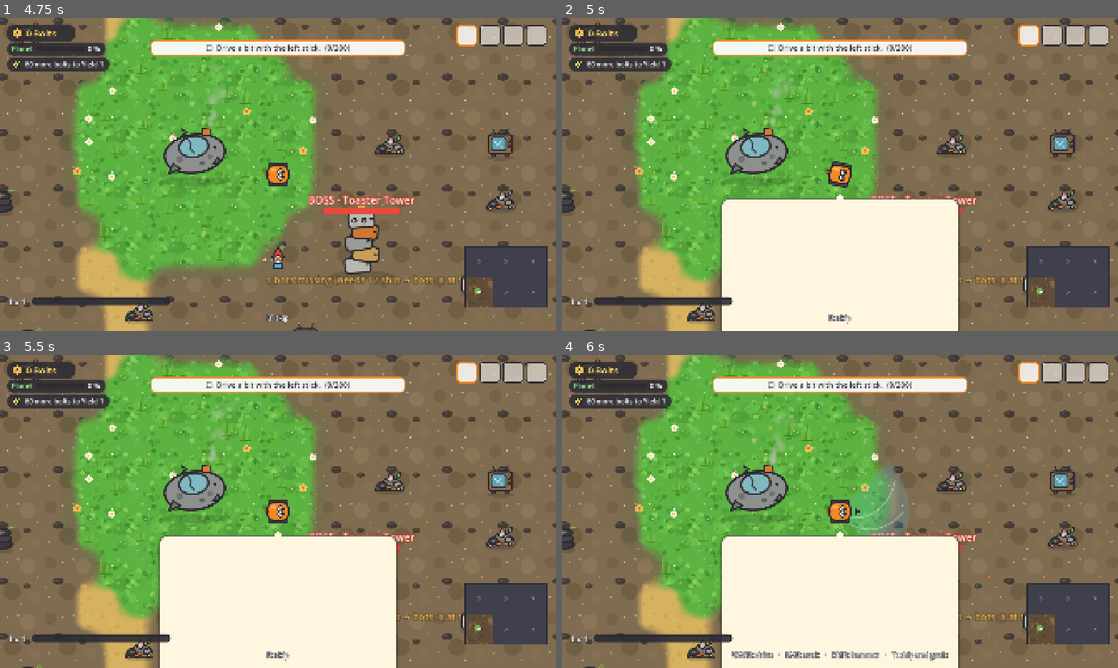
Above: before the commit, frames 1-4 (two rows, left to right).
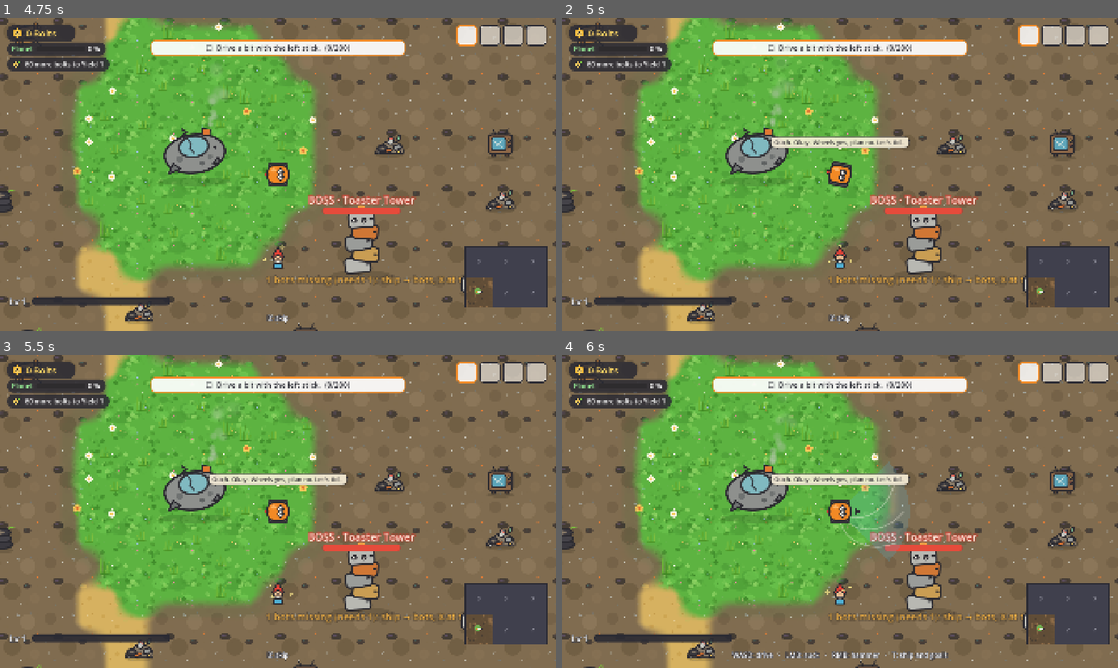
Above: after the commit, the same moments.

Repository: Dean86nz/ScrapEmpire
Game: Godot game, scene res://src/ui/title/title.tscn
Same seed, same stepped clock (60 frames per second), same inputs: the game is played once before the commit and once after it.
Inputs (mouse positions are in pixels of both pictures, inside the frame that each line leads up to):
- Up to frame 1 (4.75 s): click "New game" at 0.5 s; tap Enter (ui_accept) at 1.25, 1.52, 2.27, 3.77, 4.52 s; move the mouse to (400, 158) at 1.27 s; hold Right (cursor_right) 1.28-2.03 s; tap Shift (boost) at 1.35 s; click (400, 158) at 1.42 s; move the mouse to (166, 190) at 2.02 s; hold Down (cursor_down) 2.03-2.78 s; tap C (call_courier) at 2.1 s; move the mouse to (333, 105) at 2.77 s; hold Right (cursor_right) 2.78-3.53 s; hold Mouse wheel down (hotbar_next) 2.78-3.53 s; move the mouse to (250, 237) at 3.52 s; hold Up (cursor_up) 3.53-4.28 s; tap Mouse wheel up (hotbar_prev) at 3.6 s; click (250, 237) at 3.67 s; move the mouse to (444, 221) at 4.27 s; hold Left (cursor_left) from 4.28 s (still down); hold E (interact) from 4.28 s (still down)
- Up to frame 2 (5 s): keep holding Left (cursor_left); keep holding E (interact)
- Up to frame 3 (5.5 s): keep holding Left (cursor_left); move the mouse to (111, 464) at 5.02 s; release E (interact) at 5.03 s; tap T (tech_tree) at 5.1 s; tap Enter (ui_accept) at 5.27 s
- Up to frame 4 (6 s): move the mouse to (867, 511) at 5.77 s; release Left (cursor_left) at 5.78 s; press the mouse at (867, 511) at 5.78 s; hold Down (cursor_down) from 5.78 s (still down)

Frame 1 is identical in both runs. In frame 2, 19% of the frame differs, in the area x 28-72%, y 37-100%; in frame 3, 19%; in frame 4, 19%.

Commit message:
ms51: Sprechblasen nach Vorgabe (zoomunabhängig, eine Zeile, 25 %, 22 px), Bot-Symbole 32 px
Co-Authored-By: Claude Opus 5.5 <noreply@anthropic.com>

Diff:
--- a/data/quips.json
+++ b/data/quips.json
@@ -3,7 +3,7 @@
     "_comment": "MS44: Ereignis-Sprüche frühestens event_gap_s nach der letzten Blase; Plauder-Sprüche (idle, Inventar voll …) höchstens alle chatter_gap_s. Immer nur eine Blase.",
     "event_gap_s": 6.0,
     "chatter_gap_s": 150.0,
-    "show_s": 3.2
+    "show_s": 2.0
   },
   "start": [
     "QUIP_START_1",
--- a/project.godot
+++ b/project.godot
@@ -11,7 +11,7 @@
 [application]
 
 config/name="Scrap Empire"
-config/version="2.10.0"
+config/version="2.11.0"
 run/main_scene="res://src/ui/title/title.tscn"
 run/flush_stdout_on_print=true
 config/features=PackedStringArray("4.7", "Mobile")
--- a/src/autoload/quips.gd
+++ b/src/autoload/quips.gd
@@ -48,4 +48,4 @@
 	_since_any = 0.0
 	if chatter:
 		_since_chatter = 0.0
-	EventBus.speak.emit(key, _cfg("show_s", 3.2))
+	EventBus.speak.emit(key, _cfg("show_s", 2.0))
--- a/src/ui/hud/speech_bubble.gd
+++ b/src/ui/hud/speech_bubble.gd
@@ -1,8 +1,10 @@
 extends Node2D
-## Rustys Sprechblase (MS44): klein, rund, mit Schatten und Zipfel, blendet weich ein und aus.
-## Zeigt nur, was Quips über EventBus.speak freigibt; eine neue Blase ersetzt die alte.
+## Rustys Sprechblase (MS51, nach Vorgabe): eine Zeile, höchstens 25 % der Bildschirmbreite,
+## 22 px auf dem Bildschirm (unabhängig vom Kamera-Zoom), leicht transparent, kleiner Zipfel,
+## weich ein- und ausblenden, nach etwa 2 s weg. Zeigt nur, was Quips über EventBus.speak freigibt.
 
-const MAX_TEXT_W := 520.0
+const MAX_SCREEN_FRAC := 0.25
+const PAD_X := 12.0
 
 @onready var _panel: PanelContainer = $Panel
 @onready var _label: Label = $Panel/Label
@@ -13,8 +15,11 @@
 
 func _ready() -> void:
 	_panel.visible = false
-	_tail.polygon = PackedVector2Array([Vector2(-10, -2), Vector2(10, -2), Vector2(0, 14)])
-	_tail.color = Color(1.0, 0.99, 0.95)
+	_label.autowrap_mode = TextServer.AUTOWRAP_OFF
+	_label.clip_text = true
+	_label.text_overrun_behavior = TextServer.OVERRUN_TRIM_ELLIPSIS
+	_tail.polygon = PackedVector2Array([Vector2(-7, 0), Vector2(7, 0), Vector2(0, 9)])
+	_tail.color = Color(1.0, 0.99, 0.95, 0.88)
 	_tail.visible = false
 	add_child(_tail)
 	EventBus.speak.connect(_on_speak)
@@ -27,41 +32,35 @@
 	say(tr(key), seconds)
 
 
-func say(text: String, seconds: float = 3.2) -> void:
-	_label.text = text
+## Gegen den Kamera-Zoom skalieren: so ist die Blase auf dem Bildschirm immer gleich groß.
+func _screen_scale() -> float:
+	var z := get_viewport().get_canvas_transform().get_scale().x
+	return 1.0 / maxf(z, 0.01)
+
+
+func say(text: String, seconds: float = 2.0) -> void:
+	var max_w := get_viewport().get_visible_rect().size.x * MAX_SCREEN_FRAC - 2.0 * PAD_X
 	var font := _label.get_theme_font("font")
 	var w := font.get_string_size(text, HORIZONTAL_ALIGNMENT_LEFT, -1, _label.get_theme_font_size("font_size")).x
-	_label.custom_minimum_size.x = minf(w + 2.0, MAX_TEXT_W)
-	_label.autowrap_mode = TextServer.AUTOWRAP_WORD_SMART if w > MAX_TEXT_W else TextServer.AUTOWRAP_OFF
+	_label.text = text
+	_label.custom_minimum_size.x = minf(w + 2.0, max_w)
+	_label.size.x = _label.custom_minimum_size.x
 	_panel.size = Vector2.ZERO
 	_panel.visible = true
 	_tail.visible = true
-	_timer = seconds
+	_timer = minf(seconds, 2.2)
+	var base := _screen_scale()
 	modulate.a = 0.0
-	scale = Vector2(0.85, 0.85)
+	scale = Vector2.ONE * base * 0.9
 	if _tween and _tween.is_valid():
 		_tween.kill()
 	_tween = create_tween().set_parallel()
 	_tween.tween_property(self, "modulate:a", 1.0, 0.15)
-	_tween.tween_property(self, "scale", Vector2.ONE, 0.2).set_trans(Tween.TRANS_BACK).set_ease(Tween.EASE_OUT)
-	# Panel zentriert über dem Sprecher; am oberen Bildrand stattdessen darunter.
+	_tween.tween_property(self, "scale", Vector2.ONE * base, 0.18).set_trans(Tween.TRANS_BACK).set_ease(Tween.EASE_OUT)
 	await get_tree().process_frame
-	_panel.position = Vector2(-_panel.size.x / 2.0, -_panel.size.y - 12.0)
-	_tail.position = Vector2(0, -14)
+	_panel.position = Vector2(-_panel.size.x / 2.0, -_panel.size.y - 8.0)
+	_tail.position = Vector2(0, _panel.position.y + _panel.size.y - 1.0)
 	_tail.rotation = 0.0
-	var screen_pos := get_viewport().get_canvas_transform() * (global_position + _panel.position)
-	if screen_pos.y < 140.0:
-		_panel.position.y = 110.0
-		_tail.position = Vector2(0, 112)
-		_tail.rotation = PI
-	var vp_w := get_viewport().get_visible_rect().size.x
-	var zoom := get_viewport().get_canvas_transform().get_scale().x
-	var left := (get_viewport().get_canvas_transform() * (global_position + _panel.position)).x
-	var right := left + _panel.size.x * zoom
-	if left < 16.0:
-		_panel.position.x += (16.0 - left) / zoom
-	elif right > vp_w - 16.0:
-		_panel.position.x -= (right - (vp_w - 16.0)) / zoom
 
 
 func _process(delta: float) -> void:
--- a/src/ui/hud/speech_bubble.tscn
+++ b/src/ui/hud/speech_bubble.tscn
@@ -3,23 +3,23 @@
 [ext_resource type="Script" path="res://src/ui/hud/speech_bubble.gd" id="1"]
 
 [sub_resource type="StyleBoxFlat" id="bubble_style"]
-content_margin_left = 14.0
-content_margin_top = 6.0
-content_margin_right = 14.0
-content_margin_bottom = 6.0
-bg_color = Color(1, 0.99, 0.95, 1)
+content_margin_left = 12.0
+content_margin_top = 4.0
+content_margin_right = 12.0
+content_margin_bottom = 4.0
+bg_color = Color(1, 0.99, 0.95, 0.88)
 border_width_left = 2
 border_width_top = 2
 border_width_right = 2
 border_width_bottom = 2
 border_color = Color(0.165, 0.165, 0.2, 0.55)
-corner_radius_top_left = 20
-corner_radius_top_right = 20
-corner_radius_bottom_right = 20
-corner_radius_bottom_left = 20
-shadow_color = Color(0, 0, 0, 0.22)
-shadow_size = 6
-shadow_offset = Vector2(0, 3)
+corner_radius_top_left = 14
+corner_radius_top_right = 14
+corner_radius_bottom_right = 14
+corner_radius_bottom_left = 14
+shadow_color = Color(0, 0, 0, 0.15)
+shadow_size = 3
+shadow_offset = Vector2(0, 2)
 
 [node name="SpeechBubble" type="Node2D"]
 script = ExtResource("1")
--- a/src/world/helper_view.gd
+++ b/src/world/helper_view.gd
@@ -38,7 +38,7 @@
 func emote(symbol: String, color: Color = Color(1.0, 0.55, 0.15)) -> void:
 	var l := Label.new()
 	l.text = symbol
-	l.add_theme_font_size_override("font_size", 44)
+	l.add_theme_font_size_override("font_size", 32)
 	l.add_theme_color_override("font_color", color)
 	l.add_theme_color_override("font_outline_color", Color(0.165, 0.165, 0.2))
 	l.add_theme_constant_override("outline_size", 8)
@@ -48,8 +48,10 @@
 	l.pivot_offset = Vector2(30, 50)
 	l.scale = Vector2.ZERO
 	add_child(l)
+	# 32 px auf dem Bildschirm, unabhängig vom Kamera-Zoom (MS51)
+	var s := 1.0 / maxf(get_viewport().get_canvas_transform().get_scale().x, 0.01)
 	var tw := create_tween()
-	tw.tween_property(l, "scale", Vector2.ONE, 0.25).set_trans(Tween.TRANS_BACK).set_ease(Tween.EASE_OUT)
+	tw.tween_property(l, "scale", Vector2.ONE * s, 0.25).set_trans(Tween.TRANS_BACK).set_ease(Tween.EASE_OUT)
 	tw.tween_interval(1.2)
 	tw.tween_property(l, "modulate:a", 0.0, 0.4)
 	tw.tween_callback(l.queue_free)
--- a/src/world/main.gd
+++ b/src/world/main.gd
@@ -185,7 +185,7 @@
 		SaveManager.log_step("Laden abgeschlossen"))
 	if not _loaded_from_save:
 		if Engine.get_meta("skip_intro", false):
-			get_tree().create_timer(1.0).timeout.connect(func() -> void: Quips.say("start"))
+			get_tree().create_timer(1.0).timeout.connect(func() -> void: Quips.say("start", true))
 		else:
 			_start_intro.call_deferred()
 	else:
Binary file added: docs/screens/ms51_sprechblase.png
Not shown, changed: CHANGELOG.md
Not shown, changed: TODO.md
Not shown, changed: docs/03_ROADMAP.md
